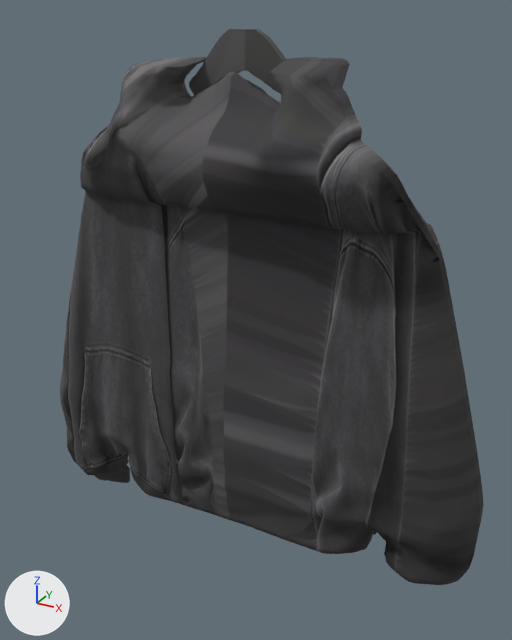
The glTF model public/models/hoodie.glb, before and after one commit.
Both versions are drawn from a camera (50 mm lens) standing at (380.0, -672.0, -58.0) and looking at (13.0, -6.0, -391.0). The lights are fixed; the arrows at lower left show +X, +Y and +Z. The older version comes first. Vertices at exactly the same position are counted once.

The first picture shows 'hoodie'.
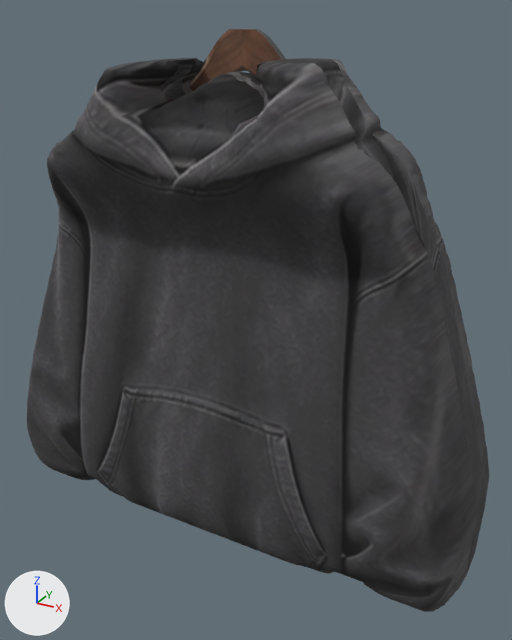
The edits, one by one:
me_hoodie is used by ob_hoodie; location (0.0, 0.0, 0.0).
me_hoodie had 10416 vertices, 20828 faces and spanned x -291.0..294.0, y -125.0..113.0, z -712.0..-77.0.
me_hoodie now has 10416 vertices, 20828 faces and spans x -291.0..294.0, y -141.0..95.0, z -712.0..-77.0.
me_hoodie part 1: 10048 of 10416 vertices moved; they spanned x -291.0..294.0, y -125.0..113.0, z -712.0..-102.0 and now span x -291.0..294.0, y -141.0..95.0, z -712.0..-102.0; mean shift (0.0, -1.0, 0.0); largest move (240.0, 69.0, -680.0) -> (240.0, -34.0, -680.0).
me_hoodie part 2: texture (UV) coordinates of 10967 of 20828 faces, centred in x -291.0..294.0, y -125.0..99.0, z -712.0..-78.0, changed; they spanned u 0.05..0.96, v 0.12..0.9 and now span u 0.02..0.81, v 0.12..0.9.

Pixel boxes (x1, y1, x2, y2) of what changed, in the pictures (512 x 640 px; the box of a moved part takes in the faces that stretch with it):
'hoodie', reshaped, surface changed (9% wider)
    before: (60, 29, 484, 585)
    after: (27, 29, 489, 612)
part 1 of me_hoodie, moved or reshaped
    before: (60, 57, 484, 585)
    after: (27, 58, 489, 612)
part 2 of me_hoodie, surface changed
    before: (60, 29, 484, 585)
    after: (27, 29, 486, 612)
